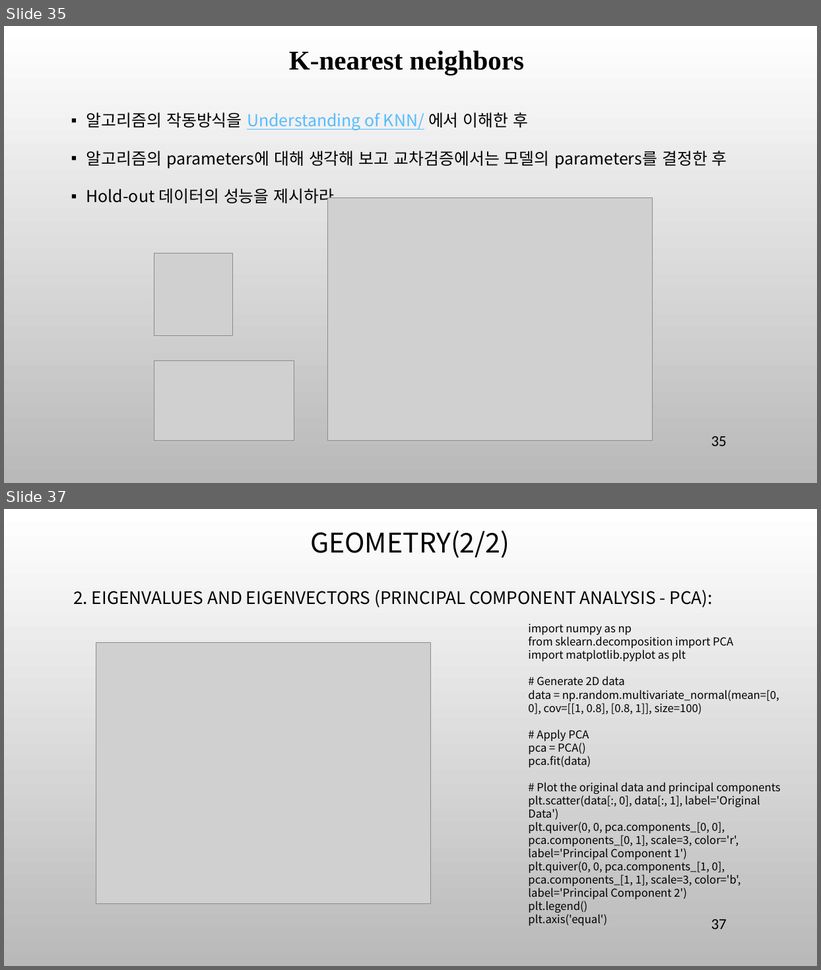
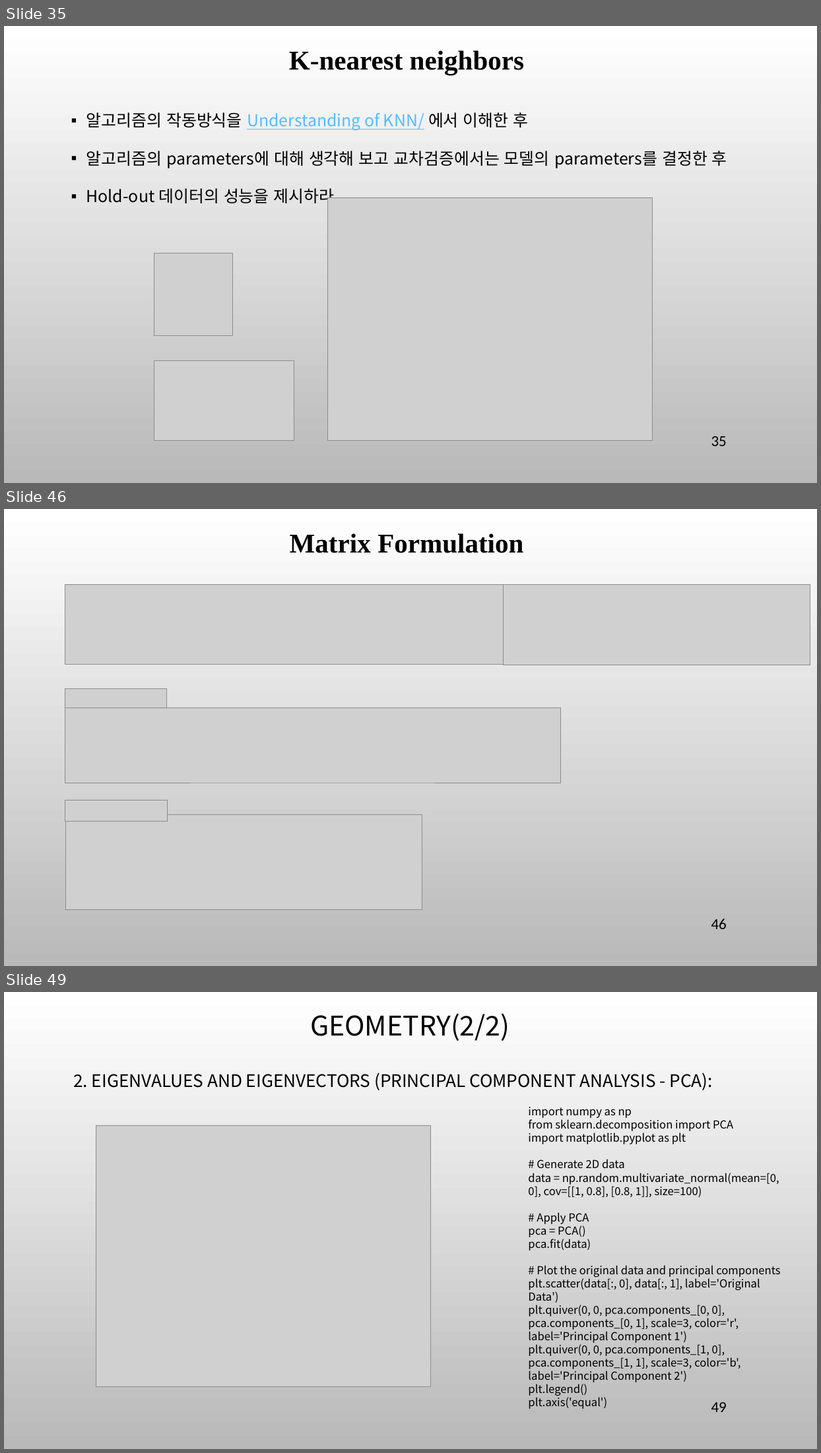
Before and after one commit to ancestor9/mathematics-for-machine-learning, a slide deck: 7_Applications of mathematics.pptx. Shown one above the other, each under a label of ours: slides 35 and 37 before the commit, slides 35, 46 and 49 after it; the slides between them are not shown. The pictures are 821x970 and 821x1453 pixels, drawn with LibreOffice and Linux fonts; fonts in the diff are those of the drawing; grey boxes stand for pictures; background and template pictures are left out. Boxes give left, top, right and bottom in pixels: in the first picture for what was removed or moved away, otherwise in the second. Text is boxed around its words. In the diff, an @@ line names an element or a change of style, - is before the commit and + after.

```diff
--- a/7_Applications of mathematics.pptx
+++ b/7_Applications of mathematics.pptx
@@ slide 46 added at [4, 509, 817, 966], background picture (left out) @@
@@ text added at [290, 533, 523, 553], 32 pt, text #000000, bold @@
+Matrix Formulation
@@ picture added at [65, 585, 504, 665] @@
@@ picture added at [504, 585, 811, 665] @@
@@ picture added at [65, 689, 167, 708] @@
@@ picture added at [65, 708, 561, 783] @@
@@ picture added at [65, 800, 168, 821] @@
@@ picture added at [65, 815, 422, 910] @@
@@ page number added at [712, 919, 727, 929], 18 pt, text #000000 @@
+46
@@ what was slide 37 is now slide 49 @@
@@ page number at [712, 1403, 727, 1412]: text changed @@
-37
+49
```
Also in this commit, not shown: 2 slides changed, 11 other slides added.
